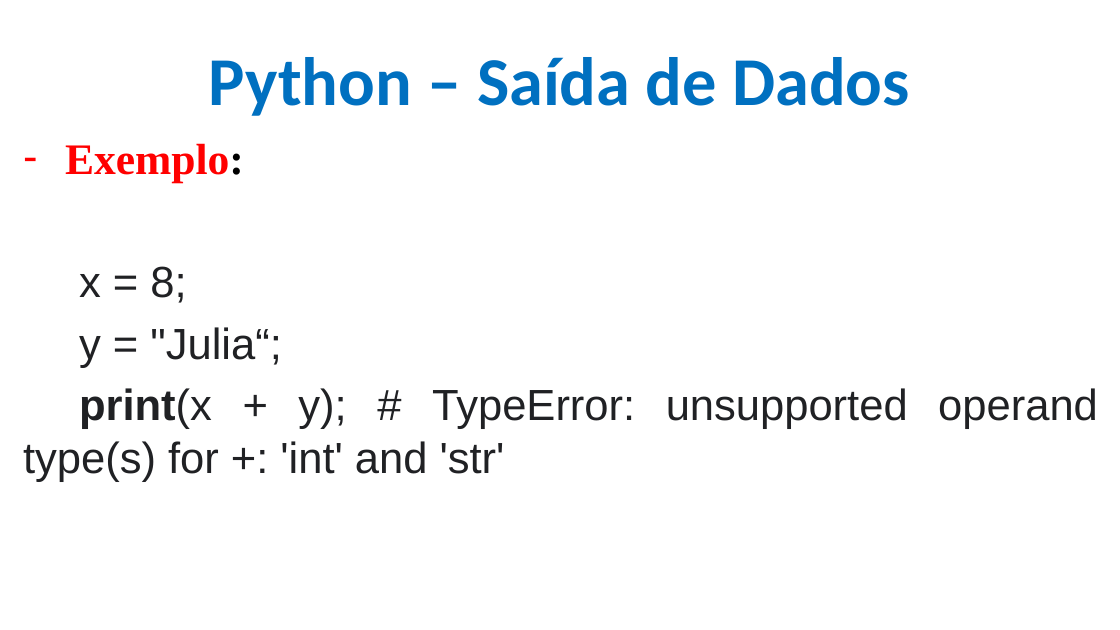
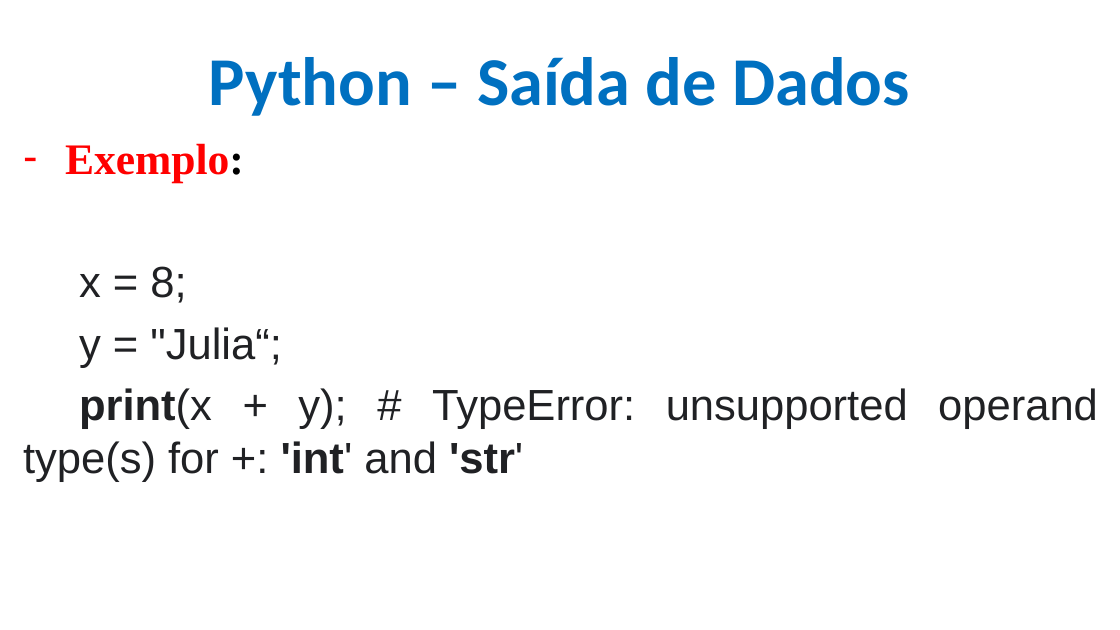
Before and after one commit to CloudEducationBrazil/WydenPythonParadigmas, a slide deck: slide 11 of 01 Classes/Aula 03 Programação Python - input output de Dados Formatação e Estrutura de Sequencial.pptx. Drawn at 1120x630 pixels with LibreOffice and Linux fonts; fonts in the diff are those of the drawing; background and template pictures are left out. Boxes give left, top, right and bottom in pixels: in the first picture for what was removed or moved away, otherwise in the second. Text is boxed around its words. In the diff, an @@ line names an element or a change of style, - is before the commit and + after.

```diff
--- a/01 Classes/Aula 03 Programação Python - input output de Dados Formatação e Estrutura de Sequencial.pptx
+++ b/01 Classes/Aula 03 Programação Python - input output de Dados Formatação e Estrutura de Sequencial.pptx
@@ text at (23,388,1098,482): bold on in "'int' 'str'" @@
```
Also in this commit, not shown: 1 other slide changed, 2 other files.
